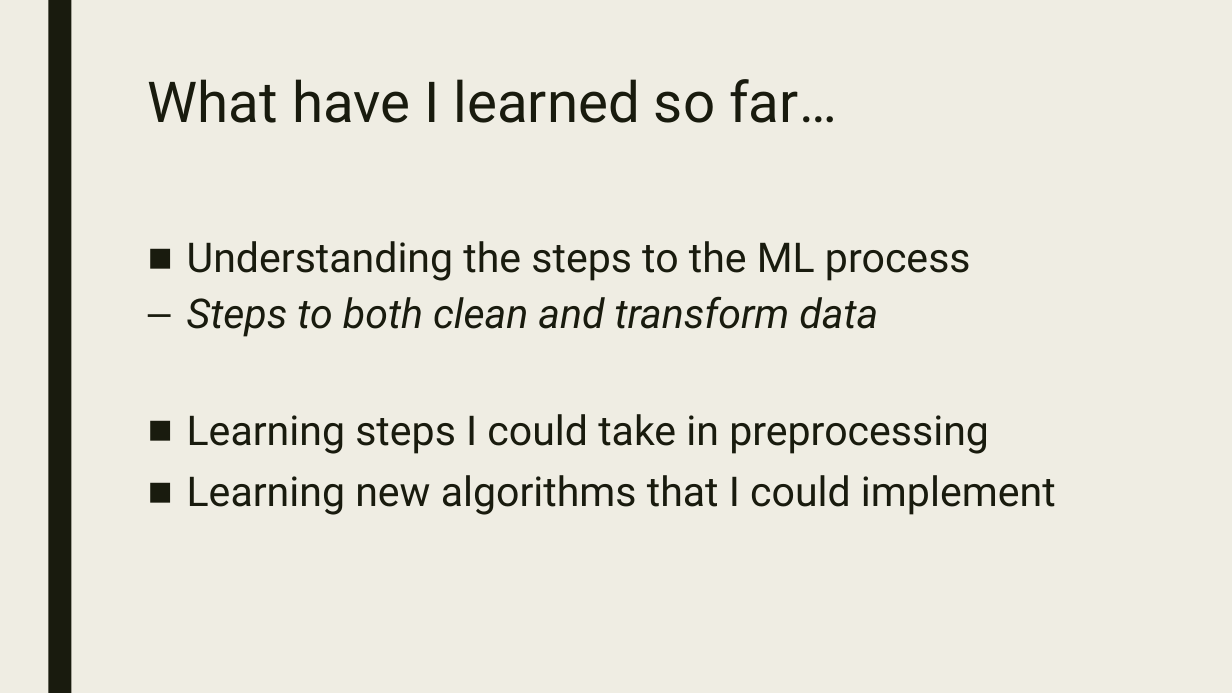
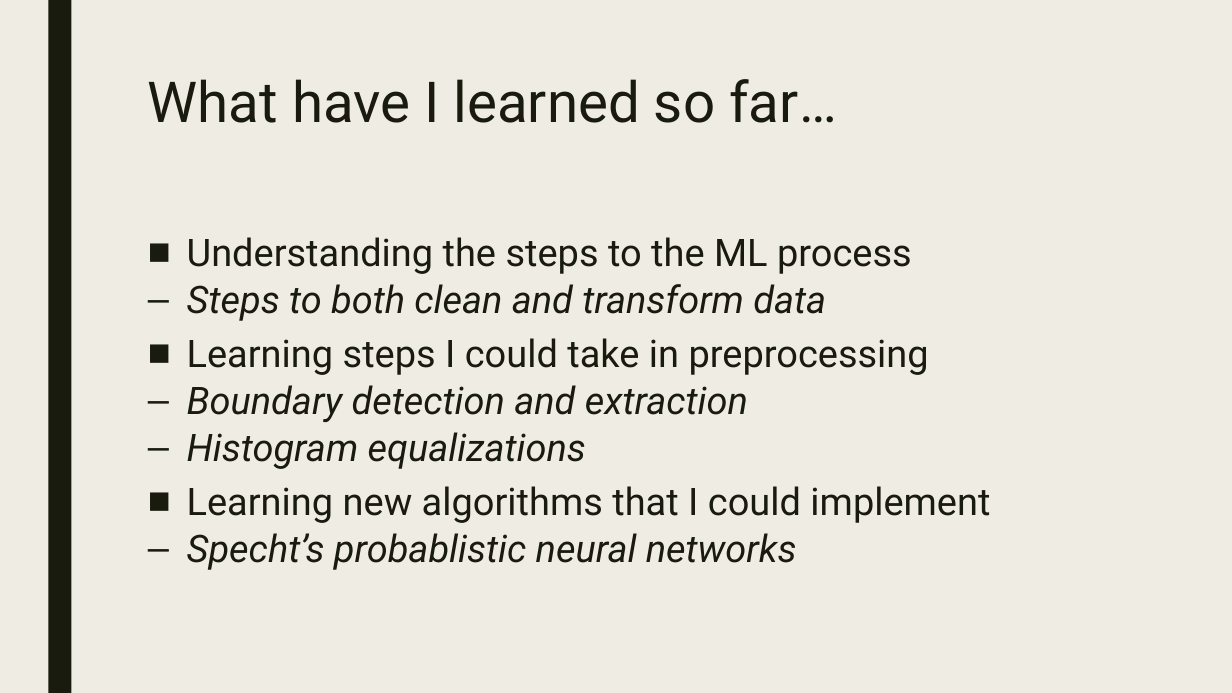
Before and after one commit to keerats7/Research, a slide deck: slide 6 of ProgressReport.pptx (slide 7 before the commit). Drawn at 1232x693 pixels with LibreOffice and Linux fonts; fonts in the diff are those of the drawing. Boxes give left, top, right and bottom in pixels: in the first picture for what was removed or moved away, otherwise in the second. Text is boxed around its words. In the diff, an @@ line names an element or a change of style, - is before the commit and + after.

```diff
--- a/ProgressReport.pptx
+++ b/ProgressReport.pptx
@@ text at [187,237,990,523]: size 32 to 29.6 pt in "Understanding the steps to the ML process", "Steps to both clean and transform data", "Learning steps I could take in preprocessing", "Learning new algorithms that I could implement"; line spacing 0.94 to 0.84 @@
@@ text at [187,385,748,469]: paragraphs added @@
+  – Boundary detection and extraction
+  – Histogram equalizations
@@ text at [187,533,797,570]: paragraph added @@
+  – Specht’s probablistic neural networks
```
Also in this commit, not shown: 3 other slides changed, 1 slide removed.
